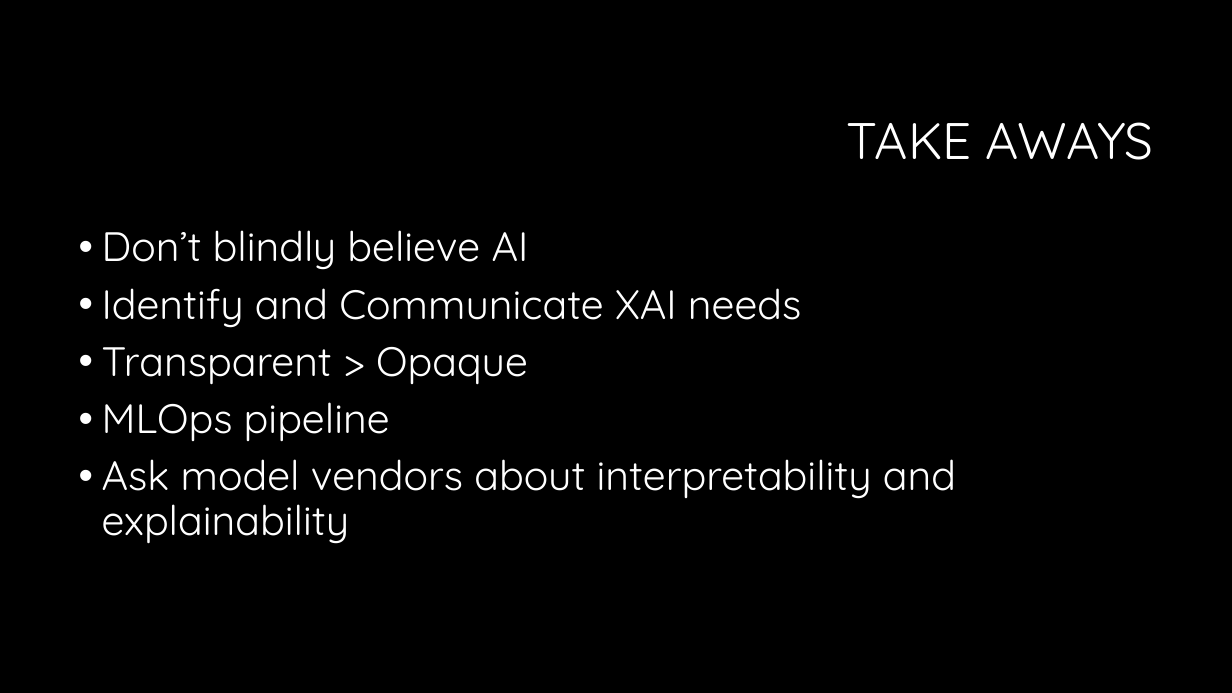
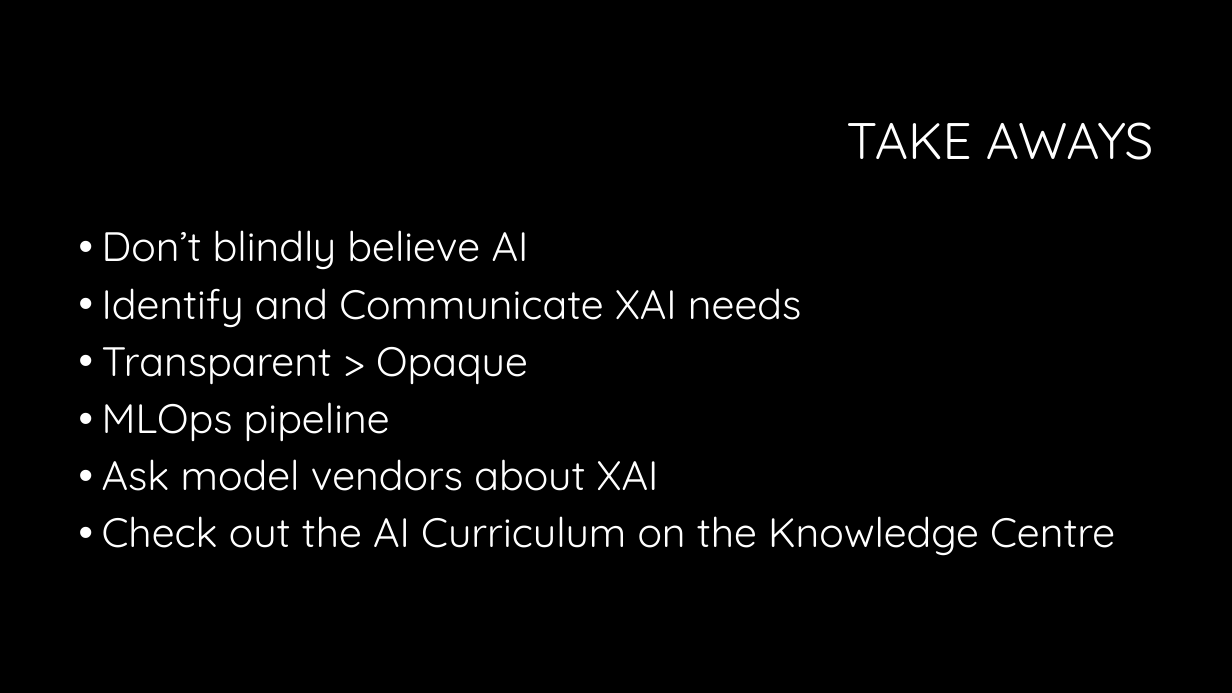
Before and after one commit to newmancodes/why-we-must-ask-why-of-machine-learning, a slide deck: slide 14 of Why We Must Ask Why of Machine Learning.pptx (slide 13 before the commit). Drawn at 1232x693 pixels with LibreOffice and Linux fonts; fonts in the diff are those of the drawing; background and template pictures are left out. Boxes give left, top, right and bottom in pixels: in the first picture for what was removed or moved away, otherwise in the second. Text is boxed around its words. In the diff, an @@ line names an element or a change of style, - is before the commit and + after.

```diff
--- a/Why We Must Ask Why of Machine Learning.pptx
+++ b/Why We Must Ask Why of Machine Learning.pptx
@@ text at bbox=[102, 459, 1115, 556]: text changed @@
-• Ask model vendors about interpretability and explainability
+• Ask model vendors about XAI
+• Check out the AI Curriculum on the Knowledge Centre
```
Also in this commit, not shown: 1 other slide changed, 3 slides added, 2 slides removed.
